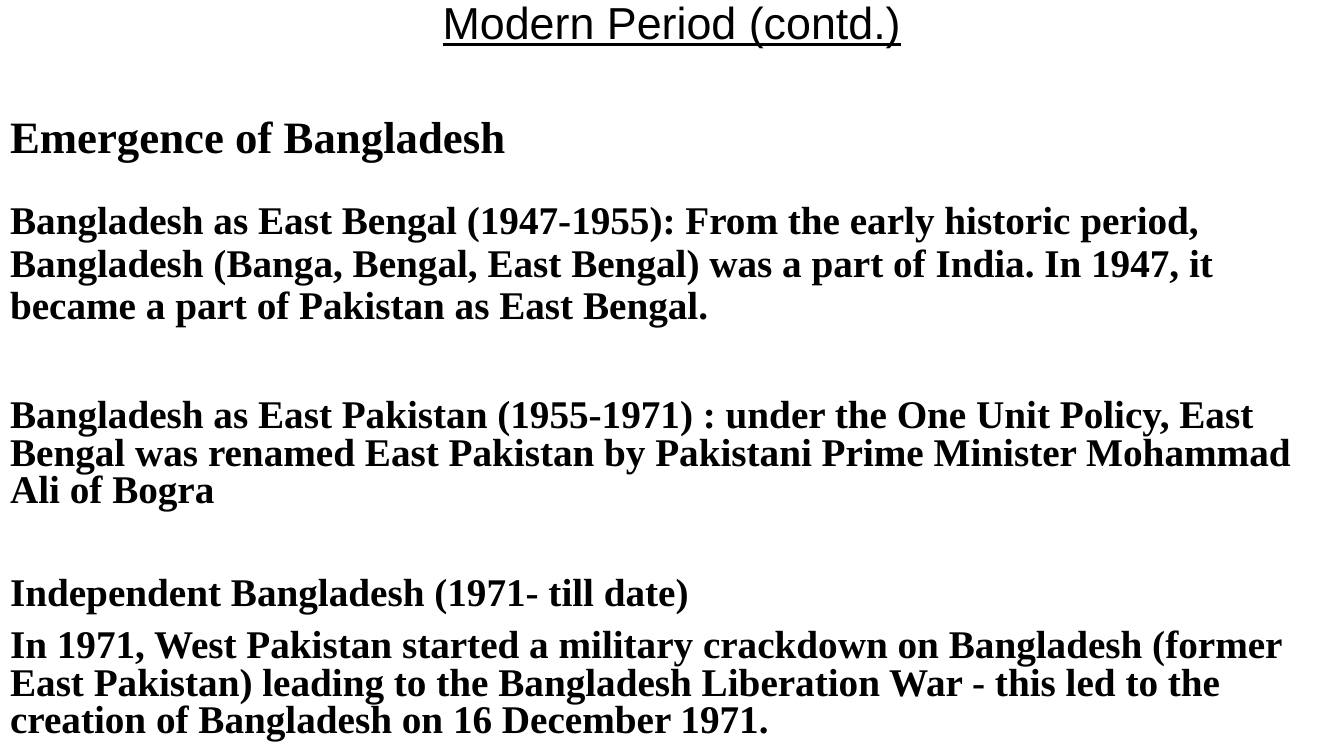
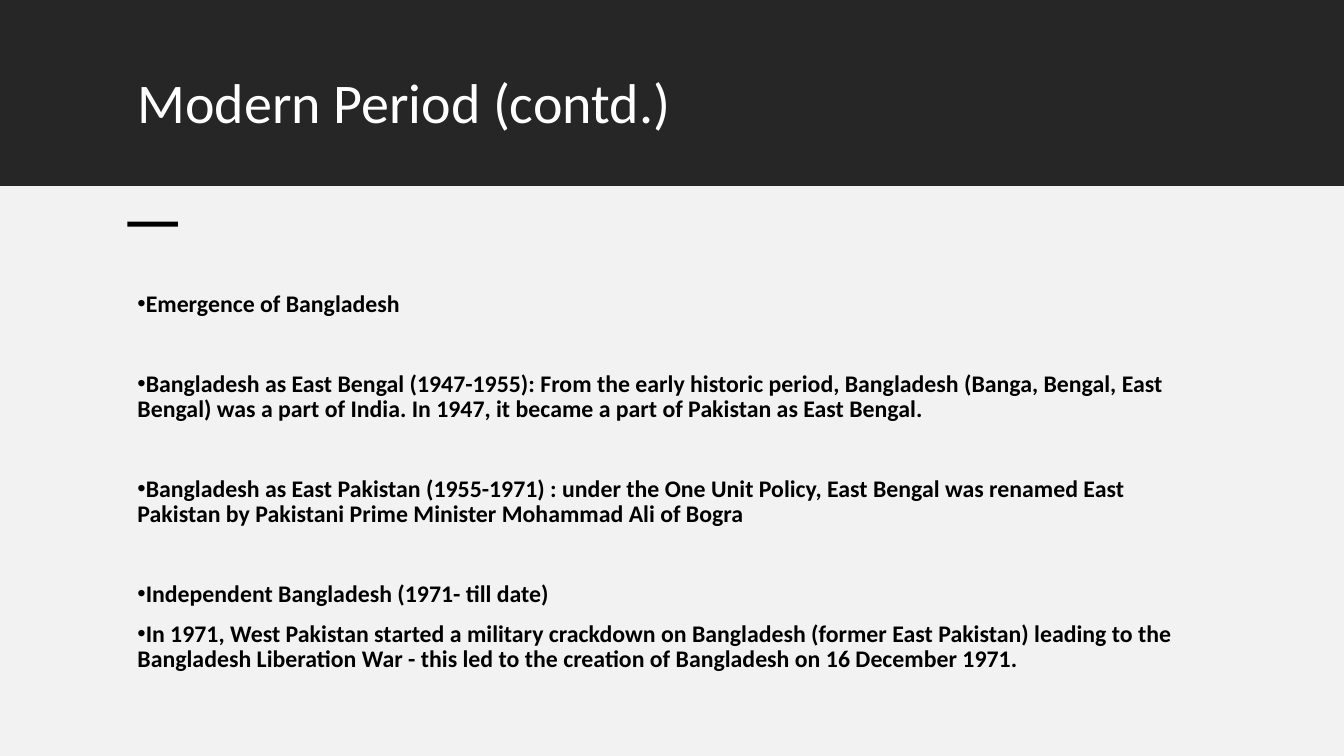
Before and after one commit to MOO-ORG/CSE220, a slide deck: slide 12 of Notes/HST 103_T4 Periodization (Medieval and Modern).pptx. Drawn at 1344x756 pixels with LibreOffice and Linux fonts; fonts in the diff are those of the drawing. Boxes give left, top, right and bottom in pixels: in the first picture for what was removed or moved away, otherwise in the second. Text is boxed around its words. In the diff, an @@ line names an element or a change of style, - is before the commit and + after.

```diff
--- a/Notes/HST 103_T4 Periodization (Medieval and Modern).pptx
+++ b/Notes/HST 103_T4 Periodization (Medieval and Modern).pptx
@@ rectangle added at bbox=[0, 0, 1344, 186], fill #262626 @@
@@ text at bbox=[443, 6, 901, 48]: paragraph removed @@
-Modern Period (contd.)
@@ text added at bbox=[138, 82, 670, 131], 40 pt, text #FFFFFF @@
+Modern Period (contd.)
@@ rectangle added at bbox=[0, 187, 1344, 756], fill #F2F2F2 @@
@@ rectangle added at bbox=[128, 222, 178, 227], fill #000000 @@
@@ text "Emergence of Bangladesh": place and size @@
-text "Emergence of Bangladesh" at bbox=[10, 6, 1290, 741]
+text "Emergence of Bangladesh" at bbox=[137, 295, 1171, 671]
@@ text "Emergence of Bangladesh" at bbox=[137, 295, 1171, 671]: size 32 to 17 pt in "Emergence of Bangladesh"; font Times New Roman to Calibri, size 28 to 17 pt; bullet none to •; line spacing 0.8 to 0.9 @@
```
Also in this commit, not shown: 11 other slides changed, 5 other files.
